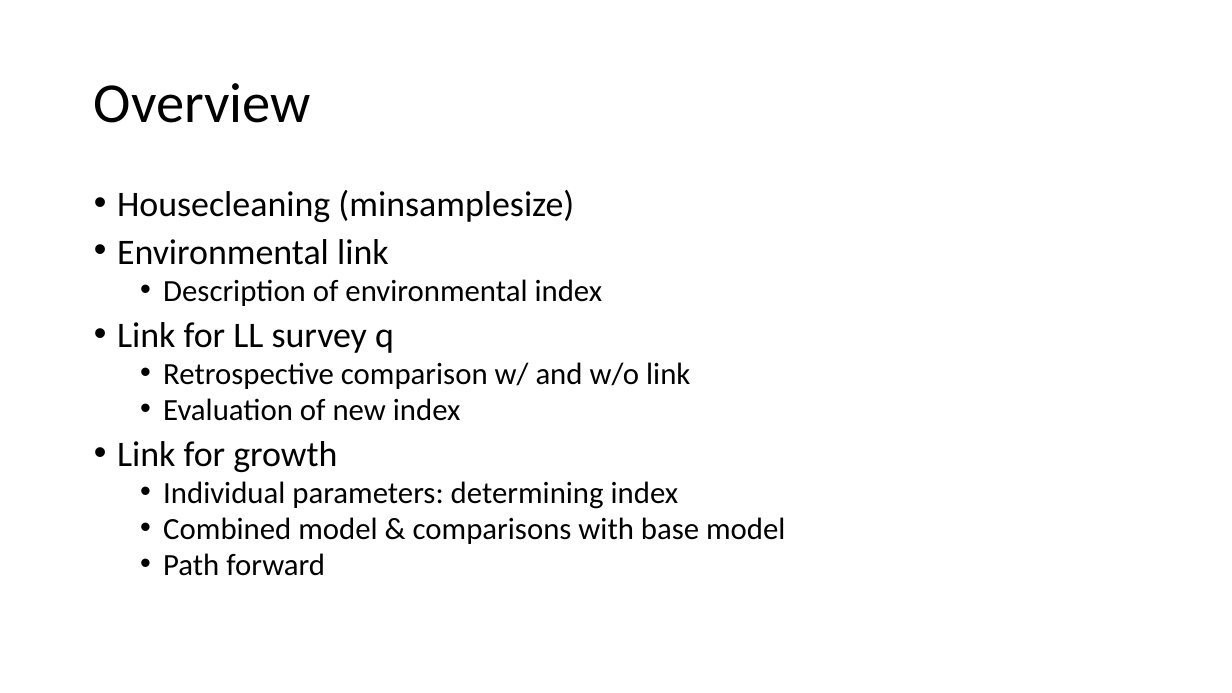
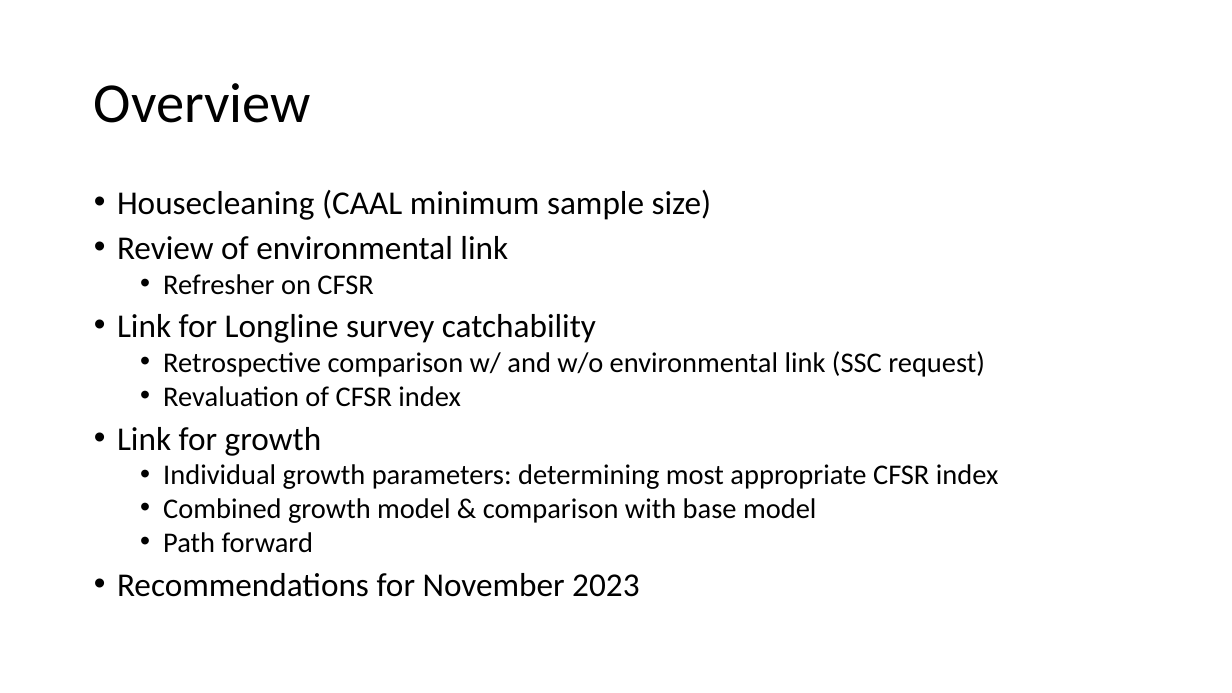
Before and after one commit to pete-hulson/goa_pcod, a slide deck: slide 2 of 2023/presentation/goa_pcod_sept23.pptx. Drawn at 1232x693 pixels with LibreOffice and Linux fonts; fonts in the diff are those of the drawing. Boxes give left, top, right and bottom in pixels: in the first picture for what was removed or moved away, otherwise in the second. Text is boxed around its words. In the diff, an @@ line names an element or a change of style, - is before the commit and + after.

```diff
--- a/2023/presentation/goa_pcod_sept23.pptx
+++ b/2023/presentation/goa_pcod_sept23.pptx
@@ text at (117, 190, 985, 407): text changed; size 24 to 22.2 pt @@
-• Housecleaning (minsamplesize)
-• Environmental link
-  • Description of environmental index
-• Link for LL survey q
-  • Retrospective comparison w/ and w/o link
-  • Evaluation of new index
+• Housecleaning (CAAL minimum sample size)
+• Review of environmental link
+  • Refresher on CFSR
+• Link for Longline survey catchability
+  • Retrospective comparison w/ and w/o environmental link (SSC request)
+  • Revaluation of CFSR index
@@ text at (117, 427, 322, 553): size 28 to 25.9 pt in "Link for growth"; size 24 to 22.2 pt in "Path forward" @@
@@ text at (163, 464, 999, 523): text changed; size 24 to 22.2 pt @@
-  • Individual parameters: determining index
-  • Combined model & comparisons with base model
+  • Individual growth parameters: determining most appropriate CFSR index
+  • Combined growth model & comparison with base model
@@ text at (117, 573, 639, 597): paragraph added @@
+• Recommendations for November 2023
```
Also in this commit, not shown: 9 other slides changed, 12 slides added, 5 other files.
